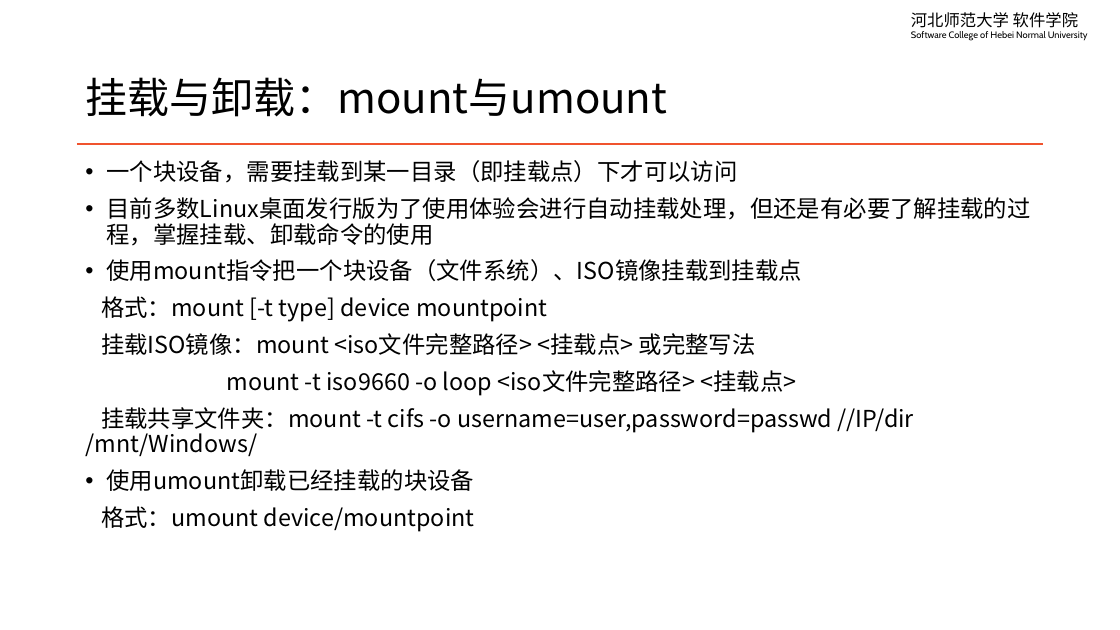
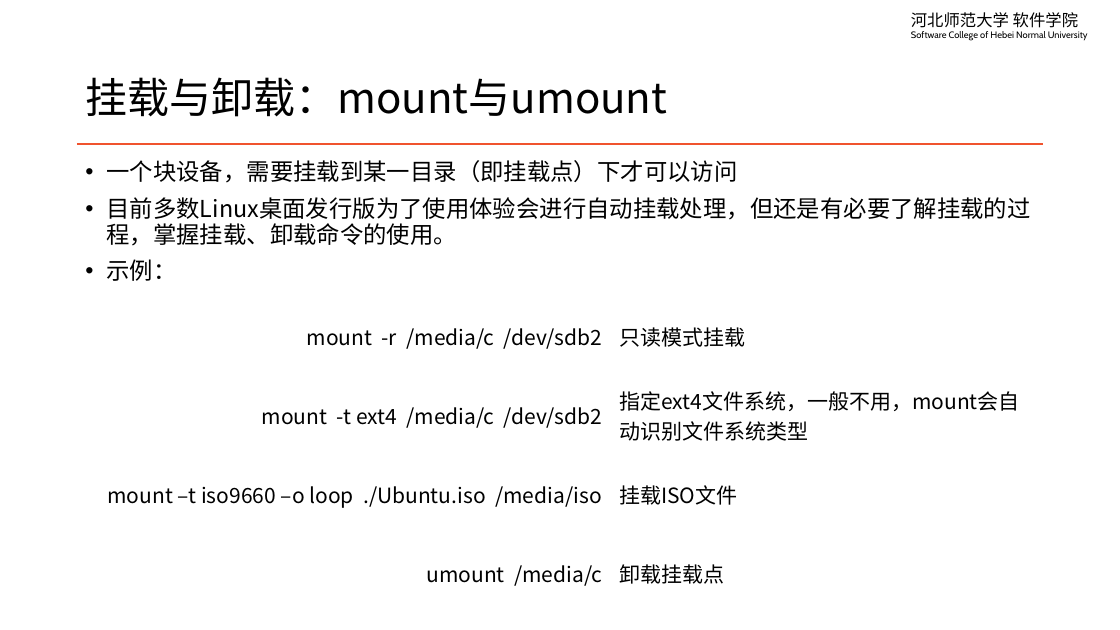
Before and after one commit to edu2act/course-linux-system, a slide deck: slide 13 of materials/slides/ch02-file-system-and-dir-architecture.pptx. Drawn at 1120x630 pixels with LibreOffice and Linux fonts; fonts in the diff are those of the drawing. Boxes give left, top, right and bottom in pixels: in the first picture for what was removed or moved away, otherwise in the second. Text is boxed around its words. In the diff, an @@ line names an element or a change of style, - is before the commit and + after.

```diff
--- a/materials/slides/ch02-file-system-and-dir-architecture.pptx
+++ b/materials/slides/ch02-file-system-and-dir-architecture.pptx
@@ text at (106,197,1030,281): text changed @@
-• 目前多数Linux桌面发行版为了使用体验会进行自动挂载处理，但还是有必要了解挂载的过程，掌握挂载、卸载命令的使用
-• 使用mount指令把一个块设备（文件系统）、ISO镜像挂载到挂载点
-格式：mount [-t type] device mountpoint
-挂载ISO镜像：mount <iso文件完整路径> <挂载点> 或完整写法
-mount -t iso9660 -o loop <iso文件完整路径> <挂载点>
-挂载共享文件夹：mount -t cifs -o username=user,password=passwd //IP/dir /mnt/Windows/
-• 使用umount卸载已经挂载的块设备
-格式：umount device/mountpoint
+• 目前多数Linux桌面发行版为了使用体验会进行自动挂载处理，但还是有必要了解挂载的过程，掌握挂载、卸载命令的使用。
+• 示例：
@@ table added at (77,297,1044,613), 4 rows, 2 columns @@
+mount -r /media/c /dev/sdb2 | 只读模式挂载
+mount -t ext4 /media/c /dev/sdb2 | 指定ext4文件系统，一般不用，mount会自动识别文件系统类型
+mount –t iso9660 –o loop ./Ubuntu.iso /media/iso | 挂载ISO文件
+umount /media/c | 卸载挂载点
```
Also in this commit, not shown: 5 other slides changed, 1 other file.
